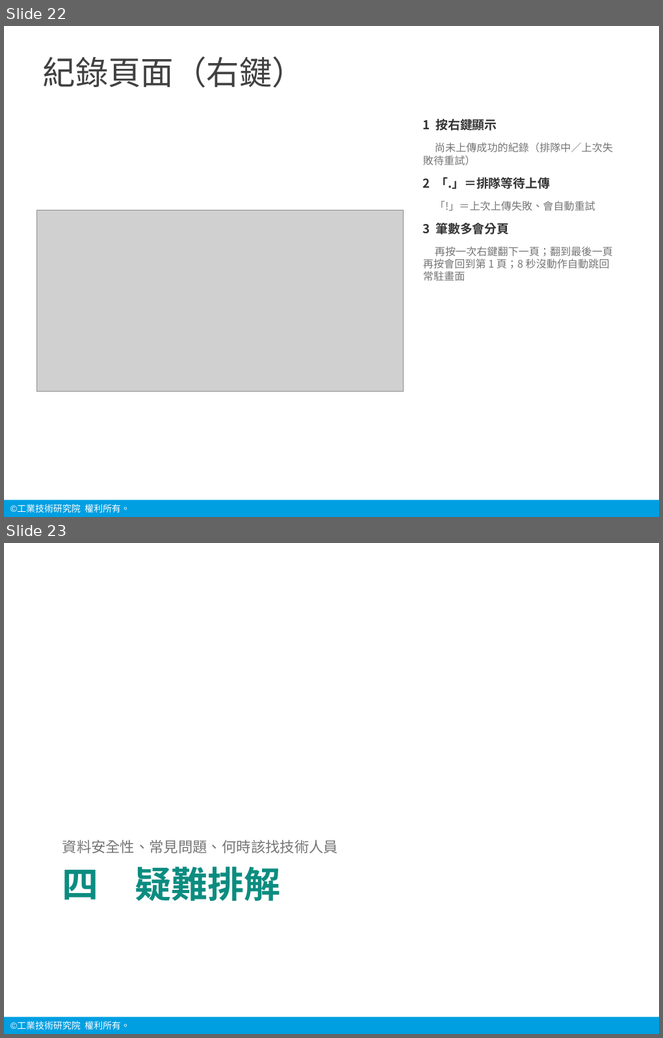
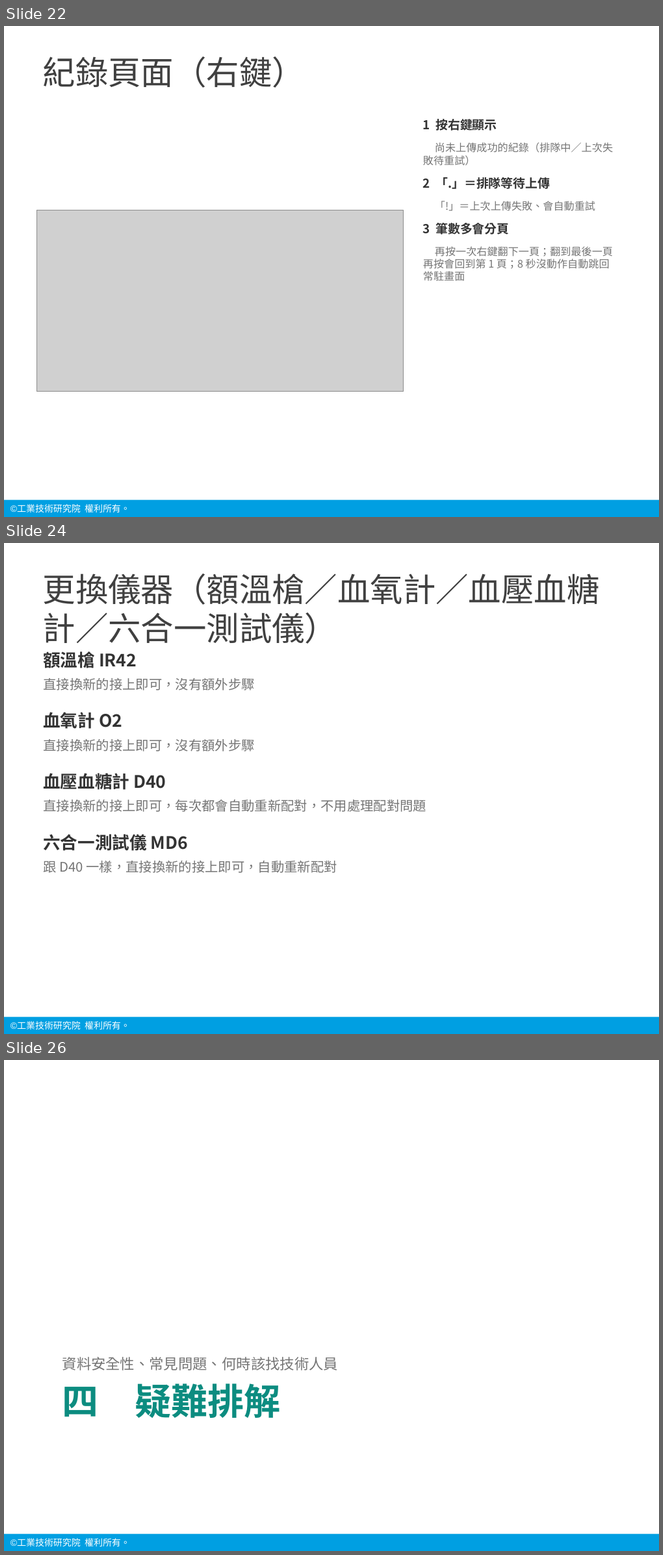
Before and after one commit to chanwunkong/pico-vitals-gateway, a slide deck: 說明/生理訊號中繼裝置_操作說明_20260908.pptx. Shown one above the other, each under a label of ours: slides 22 and 23 before the commit, slides 22, 24 and 26 after it; the slides between them are not shown. The pictures are 663x1038 and 663x1555 pixels, drawn with LibreOffice and Linux fonts; fonts in the diff are those of the drawing; grey boxes stand for pictures; background and template pictures are left out. Boxes give left, top, right and bottom in pixels: in the first picture for what was removed or moved away, otherwise in the second. Text is boxed around its words. In the diff, an @@ line names an element or a change of style, - is before the commit and + after.

```diff
--- a/說明/生理訊號中繼裝置_操作說明_20260908.pptx
+++ b/說明/生理訊號中繼裝置_操作說明_20260908.pptx
@@ slide 24 added at bbox=[4, 543, 659, 1034], background #FFFFFF; not listed: 2 template elements that a slide beside it also shows @@
@@ title added at bbox=[43, 574, 600, 644], 36 pt, text #404040 @@
+更換儀器（額溫槍／血氧計／血壓血糖計／六合一測試儀）
@@ text added at bbox=[43, 652, 426, 873], 14.5 pt, text #757575 @@
+額溫槍 IR42
+直接換新的接上即可，沒有額外步驟
+血氧計 O2
+直接換新的接上即可，沒有額外步驟
+血壓血糖計 D40
+直接換新的接上即可，每次都會自動重新配對，不用處理配對問題
+六合一測試儀 MD6
+跟 D40 一樣，直接換新的接上即可，自動重新配對
@@ what was slide 23 is now slide 26 @@
```
Also in this commit, not shown: 5 slides changed, 2 other slides added, 8 other files.
